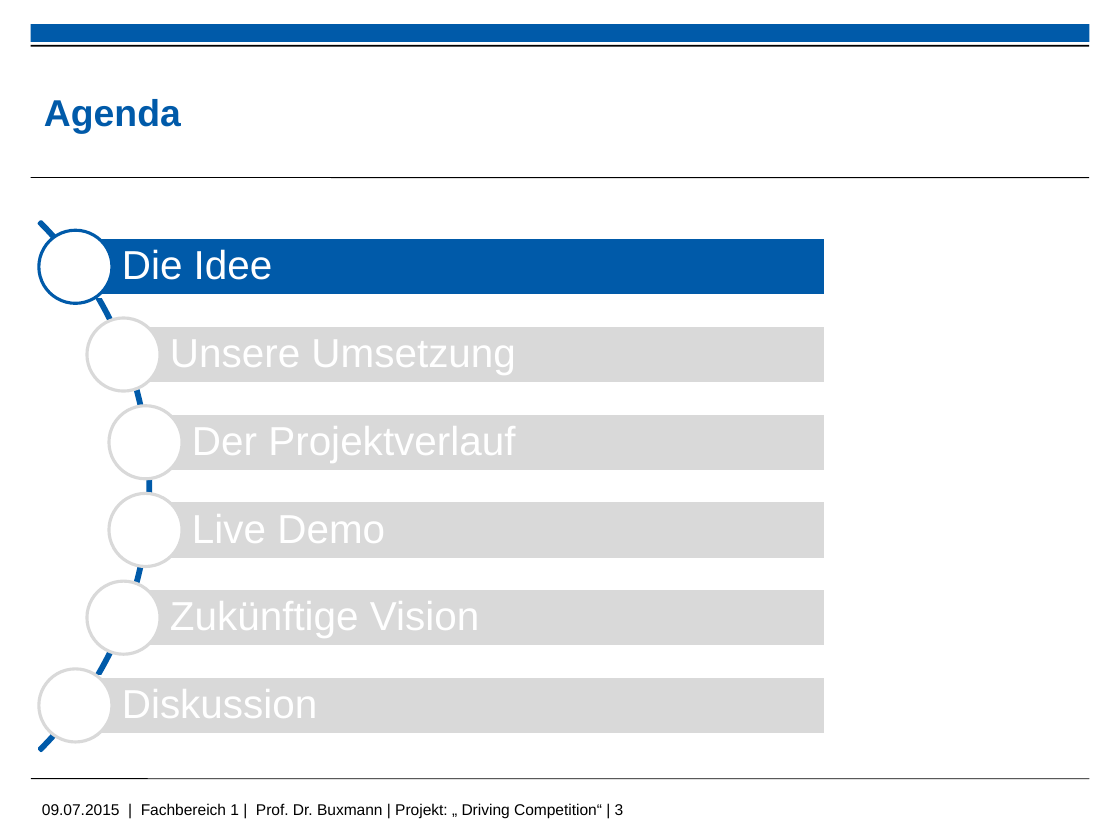
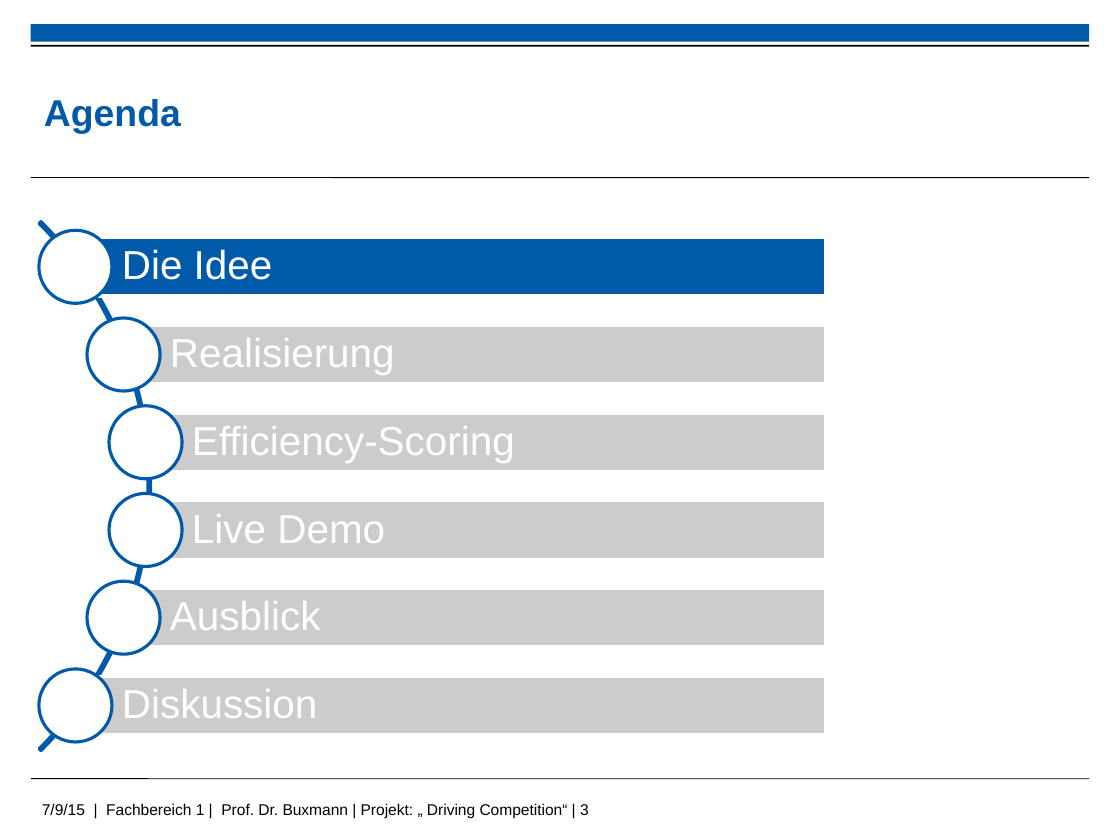
Before and after one commit to kolhagen/drivingcompetition, a slide deck: slide 3 of Big Data - Driving Compitiion.pptx. Drawn at 1120x840 pixels with LibreOffice and Linux fonts; fonts in the diff are those of the drawing; background and template pictures are left out. Boxes give left, top, right and bottom in pixels: in the first picture for what was removed or moved away, otherwise in the second. Text is boxed around its words. In the diff, an @@ line names an element or a change of style, - is before the commit and + after.

```diff
--- a/Big Data - Driving Compitiion.pptx
+++ b/Big Data - Driving Compitiion.pptx
@@ arch (boxed as its full ring) at [0, 112, 151, 840]: fill none to #005AA9; outline #005AA9 2 pt to #005AA9 2.01 pt @@
@@ text in rectangle at [170, 338, 395, 375]: text added @@
+Realisierung
@@ text in rectangle at [192, 426, 515, 463]: text added @@
+Efficiency-Scoring
@@ rectangle "Live Demo": place and size @@
-rectangle "Live Demo" at [192, 507, 385, 552]
+rectangle "Live Demo" at [146, 501, 825, 559]
@@ rectangle "Live Demo" at [146, 501, 825, 559]: less space between paragraphs; fill none to #CCCCCC; outline none to #FFFFFF 2.01 pt @@
@@ fill #D9D9D9 to #CCCCCC; outline #FFFFFF 2 pt to #FFFFFF 2.01 pt in 3 elements at [123, 325, 825, 383], [146, 413, 825, 472], [123, 588, 825, 646] @@
@@ text in rectangle at [170, 601, 321, 630]: text added @@
+Ausblick
@@ outline #D9D9D9 2 pt to #005AA9 2.01 pt in 5 elements at [87, 318, 160, 391], [109, 405, 181, 478], [109, 494, 181, 567], [87, 581, 160, 654], [39, 669, 112, 741] @@
@@ rectangle "Diskussion": place and size @@
-rectangle "Diskussion" at [122, 682, 318, 727]
+rectangle "Diskussion" at [75, 676, 825, 735]
@@ rectangle "Diskussion" at [75, 676, 825, 735]: less space between paragraphs; fill none to #CCCCCC; outline none to #FFFFFF 2.01 pt @@
@@ group removed at [75, 331, 825, 735]: 3 texts, 2 rectangles @@
-Unsere Umsetzung
-Der Projektverlauf
-Zukünftige Vision
@@ text at [42, 803, 589, 819]: text changed @@
-09.07.2015 | Fachbereich 1 | Prof. Dr. Buxmann | Projekt: „ Driving Competition“ | 3
+7/9/15 | Fachbereich 1 | Prof. Dr. Buxmann | Projekt: „ Driving Competition“ | 3
```
Also in this commit, not shown: 12 other slides changed, 4 slides added, 2 slides removed.
